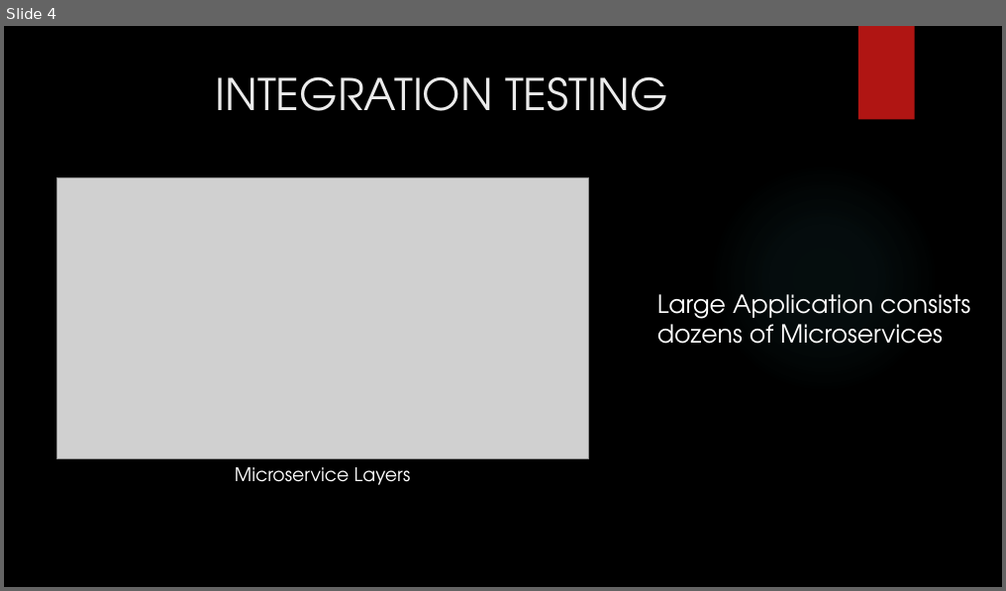
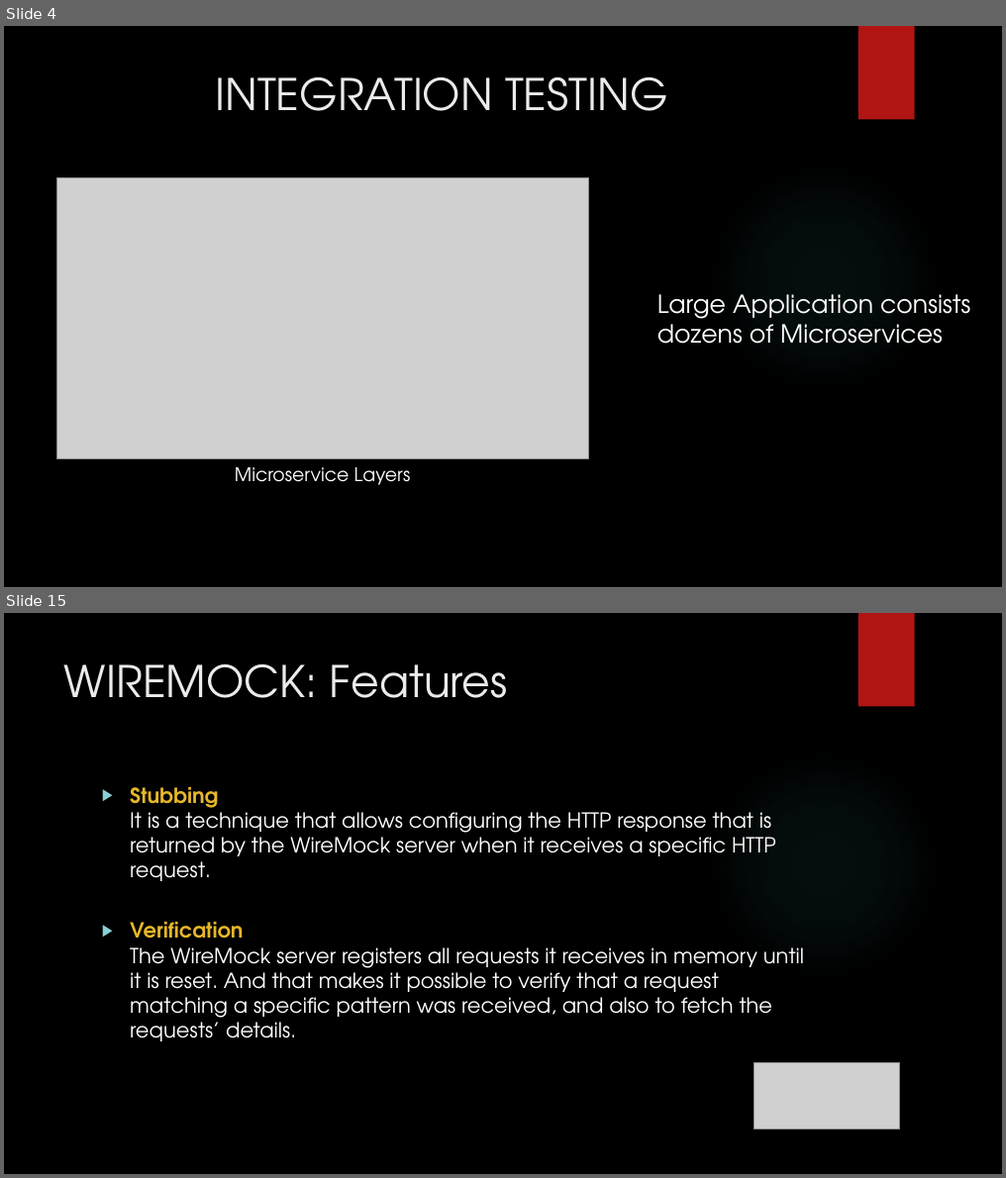
Before and after one commit to SubhajitSaha7/Angular, a slide deck: WireMock_DFSSubhajitSaha.pptx. Shown one above the other, each under a label of ours: slide 4 before the commit, slides 4 and 15 after it; the slides between them are not shown. The pictures are 1006x591 and 1006x1178 pixels, drawn with LibreOffice and Linux fonts; fonts in the diff are those of the drawing; grey boxes stand for pictures; background and template pictures are left out. Boxes give left, top, right and bottom in pixels: in the first picture for what was removed or moved away, otherwise in the second. Text is boxed around its words. In the diff, an @@ line names an element or a change of style, - is before the commit and + after.

```diff
--- a/WireMock_DFSSubhajitSaha.pptx
+++ b/WireMock_DFSSubhajitSaha.pptx
@@ slide 15 added at <box>4,613,1002,1174</box>, background picture (left out); not listed: 2 template elements that a slide beside it also shows @@
@@ title added at <box>64,664,508,698</box>, 42 pt, text #EBEBEB @@
+WIREMOCK: Features
@@ text added at <box>130,787,804,1042</box>, 20 pt, text #FFFFFF @@
+▶ Stubbing
+  It is a technique that allows configuring the HTTP response that is returned by the WireMock server when it receives a specific HTTP request.
+▶ Verification
+  The WireMock server registers all requests it receives in memory until it is reset. And that makes it possible to verify that a request matching a specific pattern was received, and also to fetch the requests’ details.
@@ picture added at <box>754,1062,899,1129</box> @@
```
Also in this commit, not shown: 14 other slides added, 1 slide removed.
